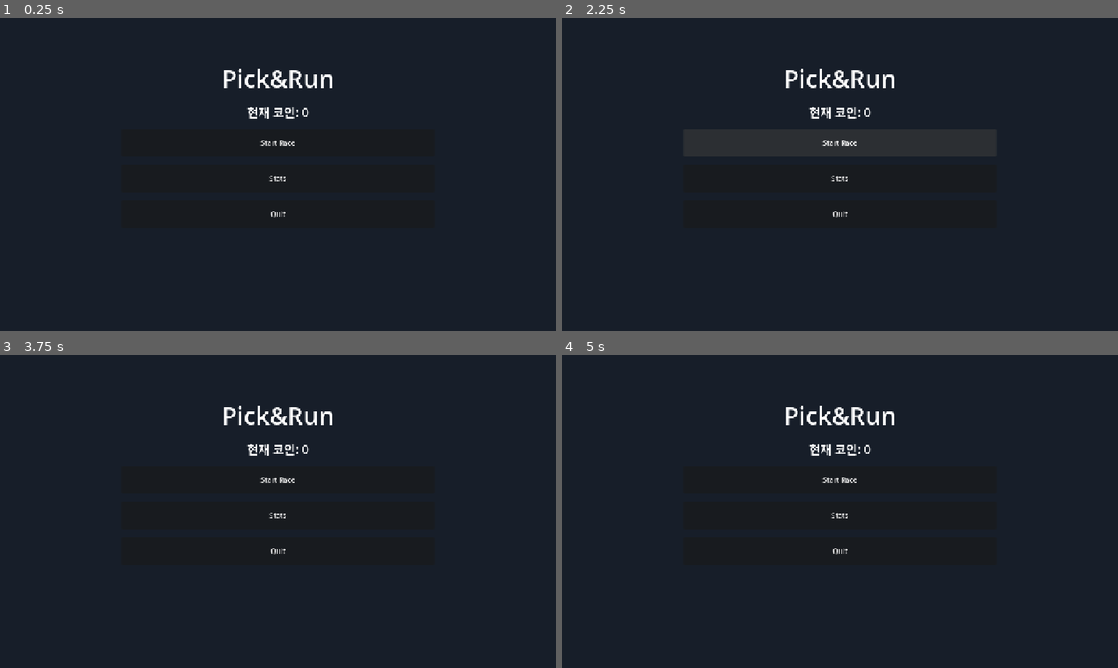
Above: before the commit, frames 1-4 (two rows, left to right).
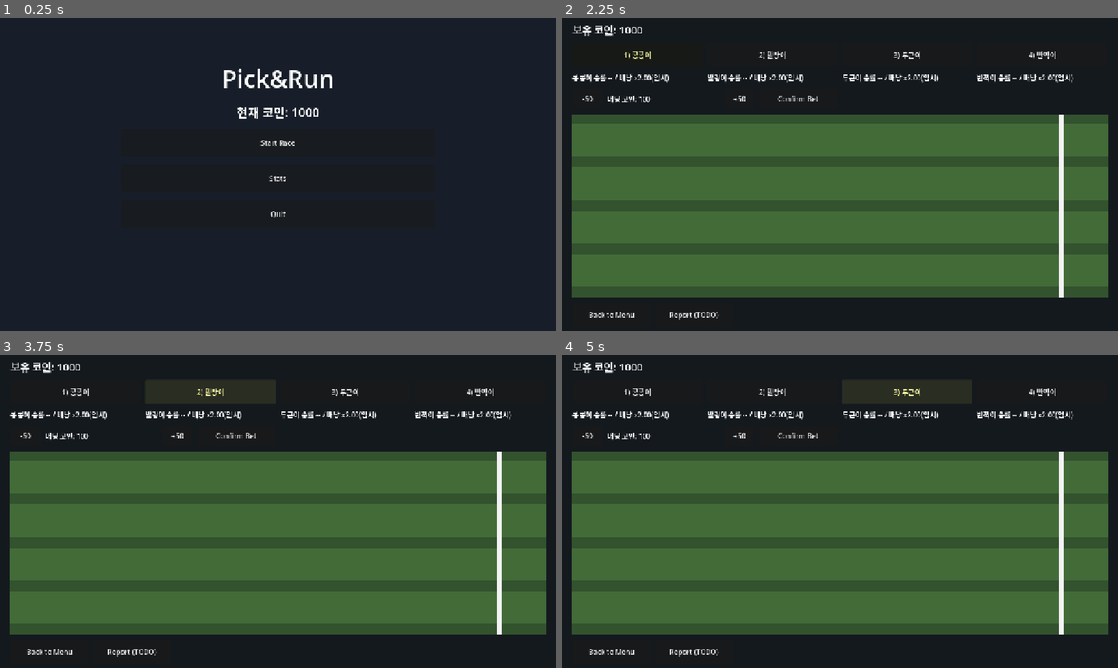
Above: after the commit, the same moments.

Repository: NAYUNCHAN/Pick-Run
Game: Godot game, scene res://scenes/MainMenu.tscn
Two runs of this game, one before a commit and one after it. Both use one fixed random seed, a clock stepped at 60 frames per second and the inputs below.
Inputs (mouse positions are in pixels of both pictures, inside the frame that each line leads up to):
- Up to frame 1 (0.25 s): no input
- Up to frame 2 (2.25 s): click "Stats" at 0.5 s; click (701, 196) at 1.25 s, where only the run after the commit has a clickable "Back"; click "Start Race" at 2 s
- Up to frame 3 (3.75 s): click (77, 392) at 2.75 s, where only the run after the commit has a clickable "1) 콩콩이"; click (211, 392) at 3.5 s, where only the run after the commit has a clickable "2) 말랑이"
- Up to frame 4 (5 s): click (906, 392) at 4.25 s, where only the run after the commit has a clickable "3) 두근이"

The runs differ from the first frame. In frame 1, 0.3% of the frame differs, in the area x 42-58%, y 28-33%; in frame 2, 59%; in frame 3, 59%; in frame 4, 59%, in the area x 1-99%, y 2-97%.
Error before the commit: Parse Error: Class "GameState" hides an autoload singleton. (res://scripts/GameState.gd:2)

Commit message:
Fix Race/MainMenu null node bindings and add safe guards

Diff:
--- a/scenes/MainMenu.tscn
+++ b/scenes/MainMenu.tscn
@@ -43,6 +43,7 @@
 theme_override_font_sizes/font_size = 56
 
 [node name="CoinsLabel" type="Label" parent="MarginContainer/VBoxContainer"]
+unique_name_in_owner = true
 layout_mode = 2
 text = "현재 코인: 0"
 horizontal_alignment = 1
--- a/scenes/Race.tscn
+++ b/scenes/Race.tscn
@@ -11,175 +11,191 @@
 grow_vertical = 2
 script = ExtResource("1_7l0m4")
 
-[node name="Background" type="ColorRect" parent="."]
-layout_mode = 1
-anchors_preset = 15
-anchor_right = 1.0
-anchor_bottom = 1.0
-grow_horizontal = 2
-grow_vertical = 2
-color = Color(0.08, 0.1, 0.12, 1)
-
-[node name="RootMargin" type="MarginContainer" parent="."]
-layout_mode = 1
-anchors_preset = 15
-anchor_right = 1.0
-anchor_bottom = 1.0
-grow_horizontal = 2
-grow_vertical = 2
-theme_override_constants/margin_left = 24
-theme_override_constants/margin_top = 16
-theme_override_constants/margin_right = 24
-theme_override_constants/margin_bottom = 16
-
-[node name="MainVBox" type="VBoxContainer" parent="RootMargin"]
-layout_mode = 2
-theme_override_constants/separation = 12
-
-[node name="TopBar" type="HBoxContainer" parent="RootMargin/MainVBox"]
-layout_mode = 2
-
-[node name="CoinLabel" type="Label" parent="RootMargin/MainVBox/TopBar"]
-layout_mode = 2
-text = "보유 코인: 0"
-theme_override_font_sizes/font_size = 24
-
-[node name="HorseCards" type="HBoxContainer" parent="RootMargin/MainVBox"]
-layout_mode = 2
-theme_override_constants/separation = 10
-
-[node name="HorseCard1" type="Button" parent="RootMargin/MainVBox/HorseCards"]
-custom_minimum_size = Vector2(0, 56)
-layout_mode = 2
-size_flags_horizontal = 3
-text = "1"
-
-[node name="HorseCard2" type="Button" parent="RootMargin/MainVBox/HorseCards"]
-custom_minimum_size = Vector2(0, 56)
-layout_mode = 2
-size_flags_horizontal = 3
-text = "2"
-
-[node name="HorseCard3" type="Button" parent="RootMargin/MainVBox/HorseCards"]
-custom_minimum_size = Vector2(0, 56)
-layout_mode = 2
-size_flags_horizontal = 3
-text = "3"
-
-[node name="HorseCard4" type="Button" parent="RootMargin/MainVBox/HorseCards"]
-custom_minimum_size = Vector2(0, 56)
-layout_mode = 2
-size_flags_horizontal = 3
-text = "4"
-
-[node name="OddsRow" type="HBoxContainer" parent="RootMargin/MainVBox"]
-layout_mode = 2
-theme_override_constants/separation = 10
-
-[node name="Odds1" type="Label" parent="RootMargin/MainVBox/OddsRow"]
-layout_mode = 2
-size_flags_horizontal = 3
-text = "승률/배당1"
-
-[node name="Odds2" type="Label" parent="RootMargin/MainVBox/OddsRow"]
-layout_mode = 2
-size_flags_horizontal = 3
-text = "승률/배당2"
-
-[node name="Odds3" type="Label" parent="RootMargin/MainVBox/OddsRow"]
-layout_mode = 2
-size_flags_horizontal = 3
-text = "승률/배당3"
-
-[node name="Odds4" type="Label" parent="RootMargin/MainVBox/OddsRow"]
-layout_mode = 2
-size_flags_horizontal = 3
-text = "승률/배당4"
-
-[node name="BetPanel" type="HBoxContainer" parent="RootMargin/MainVBox"]
-layout_mode = 2
-theme_override_constants/separation = 10
-
-[node name="MinusButton" type="Button" parent="RootMargin/MainVBox/BetPanel"]
-custom_minimum_size = Vector2(70, 50)
-layout_mode = 2
-text = "-50"
-
-[node name="BetLabel" type="Label" parent="RootMargin/MainVBox/BetPanel"]
-custom_minimum_size = Vector2(260, 50)
-layout_mode = 2
-text = "배팅 코인: 100"
-vertical_alignment = 1
-
-[node name="PlusButton" type="Button" parent="RootMargin/MainVBox/BetPanel"]
-custom_minimum_size = Vector2(70, 50)
-layout_mode = 2
-text = "+50"
-
-[node name="ConfirmBetButton" type="Button" parent="RootMargin/MainVBox/BetPanel"]
-custom_minimum_size = Vector2(180, 50)
-layout_mode = 2
-text = "Confirm Bet"
-
-[node name="TrackArea" type="Control" parent="RootMargin/MainVBox"]
-custom_minimum_size = Vector2(0, 420)
-layout_mode = 2
-size_flags_vertical = 3
-
-[node name="TrackBg" type="ColorRect" parent="RootMargin/MainVBox/TrackArea"]
-layout_mode = 1
-anchors_preset = 15
-anchor_right = 1.0
-anchor_bottom = 1.0
-grow_horizontal = 2
-grow_vertical = 2
-color = Color(0.2, 0.32, 0.18, 1)
-
-[node name="Lane1" type="ColorRect" parent="RootMargin/MainVBox/TrackArea"]
-layout_mode = 1
-offset_left = 0.0
-offset_top = 20.0
-offset_right = 0.0
-offset_bottom = 95.0
-anchor_right = 1.0
-color = Color(0.26, 0.42, 0.22, 1)
-
-[node name="Lane2" type="ColorRect" parent="RootMargin/MainVBox/TrackArea"]
-layout_mode = 1
-offset_left = 0.0
-offset_top = 120.0
-offset_right = 0.0
-offset_bottom = 195.0
-anchor_right = 1.0
-color = Color(0.26, 0.42, 0.22, 1)
-
-[node name="Lane3" type="ColorRect" parent="RootMargin/MainVBox/TrackArea"]
-layout_mode = 1
-offset_left = 0.0
-offset_top = 220.0
-offset_right = 0.0
-offset_bottom = 295.0
-anchor_right = 1.0
-color = Color(0.26, 0.42, 0.22, 1)
-
-[node name="Lane4" type="ColorRect" parent="RootMargin/MainVBox/TrackArea"]
-layout_mode = 1
-offset_left = 0.0
-offset_top = 320.0
-offset_right = 0.0
-offset_bottom = 395.0
-anchor_right = 1.0
-color = Color(0.26, 0.42, 0.22, 1)
-
-[node name="FinishLine" type="ColorRect" parent="RootMargin/MainVBox/TrackArea"]
-layout_mode = 1
+[node name="TrackArea" type="Node2D" parent="."]
+position = Vector2(24, 266)
+
+[node name="HorsesLayer" type="Node2D" parent="TrackArea"]
+unique_name_in_owner = true
+position = Vector2(0, 0)
+
+[node name="FinishLine" type="ColorRect" parent="TrackArea"]
+unique_name_in_owner = true
 offset_left = 1120.0
 offset_top = 0.0
 offset_right = 1130.0
 offset_bottom = 420.0
 color = Color(0.95, 0.95, 0.95, 1)
 
-[node name="HorsesLayer" type="Node2D" parent="RootMargin/MainVBox/TrackArea"]
+
+[node name="Background" type="ColorRect" parent="."]
+layout_mode = 1
+anchors_preset = 15
+anchor_right = 1.0
+anchor_bottom = 1.0
+grow_horizontal = 2
+grow_vertical = 2
+color = Color(0.08, 0.1, 0.12, 1)
+
+[node name="RootMargin" type="MarginContainer" parent="."]
+layout_mode = 1
+anchors_preset = 15
+anchor_right = 1.0
+anchor_bottom = 1.0
+grow_horizontal = 2
+grow_vertical = 2
+theme_override_constants/margin_left = 24
+theme_override_constants/margin_top = 16
+theme_override_constants/margin_right = 24
+theme_override_constants/margin_bottom = 16
+
+[node name="MainVBox" type="VBoxContainer" parent="RootMargin"]
+layout_mode = 2
+theme_override_constants/separation = 12
+
+[node name="TopBar" type="HBoxContainer" parent="RootMargin/MainVBox"]
+layout_mode = 2
+
+[node name="CoinLabel" type="Label" parent="RootMargin/MainVBox/TopBar"]
+layout_mode = 2
+text = "보유 코인: 0"
+theme_override_font_sizes/font_size = 24
+
+[node name="HorseCards" type="HBoxContainer" parent="RootMargin/MainVBox"]
+layout_mode = 2
+theme_override_constants/separation = 10
+
+[node name="HorseCard1" type="Button" parent="RootMargin/MainVBox/HorseCards"]
+custom_minimum_size = Vector2(0, 56)
+layout_mode = 2
+size_flags_horizontal = 3
+text = "1"
+
+[node name="HorseCard2" type="Button" parent="RootMargin/MainVBox/HorseCards"]
+custom_minimum_size = Vector2(0, 56)
+layout_mode = 2
+size_flags_horizontal = 3
+text = "2"
+
+[node name="HorseCard3" type="Button" parent="RootMargin/MainVBox/HorseCards"]
+custom_minimum_size = Vector2(0, 56)
+layout_mode = 2
+size_flags_horizontal = 3
+text = "3"
+
+[node name="HorseCard4" type="Button" parent="RootMargin/MainVBox/HorseCards"]
+custom_minimum_size = Vector2(0, 56)
+layout_mode = 2
+size_flags_horizontal = 3
+text = "4"
+
+[node name="OddsRow" type="HBoxContainer" parent="RootMargin/MainVBox"]
+layout_mode = 2
+theme_override_constants/separation = 10
+
+[node name="Odds1" type="Label" parent="RootMargin/MainVBox/OddsRow"]
+layout_mode = 2
+size_flags_horizontal = 3
+text = "승률/배당1"
+
+[node name="Odds2" type="Label" parent="RootMargin/MainVBox/OddsRow"]
+layout_mode = 2
+size_flags_horizontal = 3
+text = "승률/배당2"
+
+[node name="Odds3" type="Label" parent="RootMargin/MainVBox/OddsRow"]
+layout_mode = 2
+size_flags_horizontal = 3
+text = "승률/배당3"
+
+[node name="Odds4" type="Label" parent="RootMargin/MainVBox/OddsRow"]
+layout_mode = 2
+size_flags_horizontal = 3
+text = "승률/배당4"
+
+[node name="BetPanel" type="HBoxContainer" parent="RootMargin/MainVBox"]
+layout_mode = 2
+theme_override_constants/separation = 10
+
+[node name="MinusButton" type="Button" parent="RootMargin/MainVBox/BetPanel"]
+custom_minimum_size = Vector2(70, 50)
+layout_mode = 2
+text = "-50"
+
+[node name="BetLabel" type="Label" parent="RootMargin/MainVBox/BetPanel"]
+custom_minimum_size = Vector2(260, 50)
+layout_mode = 2
+text = "배팅 코인: 100"
+vertical_alignment = 1
+
+[node name="PlusButton" type="Button" parent="RootMargin/MainVBox/BetPanel"]
+custom_minimum_size = Vector2(70, 50)
+layout_mode = 2
+text = "+50"
+
+[node name="ConfirmBetButton" type="Button" parent="RootMargin/MainVBox/BetPanel"]
+custom_minimum_size = Vector2(180, 50)
+layout_mode = 2
+text = "Confirm Bet"
+
+[node name="TrackAreaUI" type="Control" parent="RootMargin/MainVBox"]
+custom_minimum_size = Vector2(0, 420)
+layout_mode = 2
+size_flags_vertical = 3
+
+[node name="TrackBg" type="ColorRect" parent="RootMargin/MainVBox/TrackAreaUI"]
+layout_mode = 1
+anchors_preset = 15
+anchor_right = 1.0
+anchor_bottom = 1.0
+grow_horizontal = 2
+grow_vertical = 2
+color = Color(0.2, 0.32, 0.18, 1)
+
+[node name="Lane1" type="ColorRect" parent="RootMargin/MainVBox/TrackAreaUI"]
+layout_mode = 1
+offset_left = 0.0
+offset_top = 20.0
+offset_right = 0.0
+offset_bottom = 95.0
+anchor_right = 1.0
+color = Color(0.26, 0.42, 0.22, 1)
+
+[node name="Lane2" type="ColorRect" parent="RootMargin/MainVBox/TrackAreaUI"]
+layout_mode = 1
+offset_left = 0.0
+offset_top = 120.0
+offset_right = 0.0
+offset_bottom = 195.0
+anchor_right = 1.0
+color = Color(0.26, 0.42, 0.22, 1)
+
+[node name="Lane3" type="ColorRect" parent="RootMargin/MainVBox/TrackAreaUI"]
+layout_mode = 1
+offset_left = 0.0
+offset_top = 220.0
+offset_right = 0.0
+offset_bottom = 295.0
+anchor_right = 1.0
+color = Color(0.26, 0.42, 0.22, 1)
+
+[node name="Lane4" type="ColorRect" parent="RootMargin/MainVBox/TrackAreaUI"]
+layout_mode = 1
+offset_left = 0.0
+offset_top = 320.0
+offset_right = 0.0
+offset_bottom = 395.0
+anchor_right = 1.0
+color = Color(0.26, 0.42, 0.22, 1)
+
+[node name="FinishLineUI" type="ColorRect" parent="RootMargin/MainVBox/TrackAreaUI"]
+layout_mode = 1
+offset_left = 1120.0
+offset_top = 0.0
+offset_right = 1130.0
+offset_bottom = 420.0
+color = Color(0.95, 0.95, 0.95, 1)
+
+[node name="HorsesLayerUI" type="Node2D" parent="RootMargin/MainVBox/TrackAreaUI"]
 position = Vector2(0, 0)
 
 [node name="BottomButtons" type="HBoxContainer" parent="RootMargin/MainVBox"]
--- a/scripts/GameState.gd
+++ b/scripts/GameState.gd
@@ -1,5 +1,4 @@
 extends Node
-class_name GameState
 
 const START_COINS := 1000
 const TEMP_MULTIPLIER := 2.0 # TODO: 다음 작업에서 몬테카를로 배당으로 교체
--- a/scripts/MainMenu.gd
+++ b/scripts/MainMenu.gd
@@ -1,6 +1,6 @@
 extends Control
 
-@onready var coins_label: Label = $MarginContainer/VBoxContainer/CoinsLabel
+@onready var coins_label: Label = get_node_or_null("%CoinsLabel") as Label
 @onready var start_race_button: Button = $MarginContainer/VBoxContainer/StartRaceButton
 @onready var stats_button: Button = $MarginContainer/VBoxContainer/StatsButton
 @onready var quit_button: Button = $MarginContainer/VBoxContainer/QuitButton
@@ -16,7 +16,10 @@
 		refresh_ui()
 
 func refresh_ui() -> void:
-	coins_label.text = "현재 코인: %d" % GameState.coins
+	if coins_label == null:
+		push_error("MainMenu: CoinsLabel not found. Check MainMenu.tscn node name + Unique Name in Owner.")
+		return
+	coins_label.text = "현재 코인: %d" % int(GameState.coins)
 
 func _on_start_race_pressed() -> void:
 	get_tree().change_scene_to_file("res://scenes/Race.tscn")
--- a/scripts/RaceController.gd
+++ b/scripts/RaceController.gd
@@ -24,8 +24,8 @@
 @onready var back_button: Button = $RootMargin/MainVBox/BottomButtons/BackButton
 @onready var report_button: Button = $RootMargin/MainVBox/BottomButtons/ReportButton
 
-@onready var horses_container: Node2D = $TrackArea/HorsesLayer
-@onready var finish_line: ColorRect = $TrackArea/FinishLine
+@onready var horses_container: Node2D = get_node_or_null("%HorsesLayer") as Node2D
+@onready var finish_line: ColorRect = get_node_or_null("%FinishLine") as ColorRect
 @onready var result_panel: PanelContainer = $ResultPanel
 @onready var result_label: Label = $ResultPanel/MarginContainer/ResultVBox/ResultLabel
 @onready var settlement_label: Label = $ResultPanel/MarginContainer/ResultVBox/SettlementLabel
@@ -38,6 +38,11 @@
 var race_elapsed: float = 0.0
 
 func _ready() -> void:
+	if not _validate_required_nodes():
+		set_process(false)
+		set_physics_process(false)
+		return
+
 	horses_data = HorseData.get_all_horses()
 	_setup_horses()
 	_setup_ui()
@@ -55,15 +60,16 @@
 	for i in horse_nodes.size():
 		var node := horse_nodes[i]
 		var data := horses_data[i]
-		var progress_ratio := clamp(node.race_distance / TRACK_DISTANCE, 0.0, 1.0)
-		var fatigue_multiplier := clamp(float(data["stamina"]) - progress_ratio * 0.35, 0.55, 1.2)
+		var progress_ratio: float = clampf(float(node.race_distance) / float(TRACK_DISTANCE), 0.0, 1.0)
+		var stamina_value: float = float(data.get("stamina", 1.0))
+		var fatigue_multiplier: float = clampf(stamina_value - progress_ratio * 0.35, 0.55, 1.2)
 		var speed_variance := randf_range(-24.0, 24.0)
 		var luck_bonus := 0.0
 		if randf() < (float(data["luck"]) / 100.0) * 0.05:
 			luck_bonus = randf_range(10.0, 22.0)
 
-		var move_speed := max(30.0, float(data["base_speed"]) * fatigue_multiplier + speed_variance + luck_bonus)
-		var move_delta := move_speed * delta
+		var move_speed: float = float(max(30.0, float(data["base_speed"]) * fatigue_multiplier + speed_variance + luck_bonus))
+		var move_delta: float = move_speed * delta
 		node.race_distance += move_delta
 		node.position.x += move_delta
 		if node.position.x >= finish_line.position.x and winner_idx == -1:
@@ -71,6 +77,16 @@
 
 	if winner_idx != -1:
 		finish_race(winner_idx)
+
+
+func _validate_required_nodes() -> bool:
+	if horses_container == null:
+		push_error("RaceController: %HorsesLayer not found. Check Race.tscn node name + Unique Name in Owner.")
+		return false
+	if finish_line == null:
+		push_error("RaceController: %FinishLine not found. Check Race.tscn node name + Unique Name in Owner.")
+		return false
+	return true
 
 func _input(event: InputEvent) -> void:
 	if event.is_action_pressed("ui_cancel"):
@@ -97,6 +113,8 @@
 		start_race()
 
 func _setup_horses() -> void:
+	if horses_container == null:
+		return
 	for child in horses_container.get_children():
 		child.queue_free()
 	horse_nodes.clear()
--- a/scripts/SaveSystem.gd
+++ b/scripts/SaveSystem.gd
@@ -5,7 +5,7 @@
 const VERSION := 1
 
 static func save(data: Dictionary) -> bool:
-	var payload := data.duplicate(true)
+	var payload: Dictionary = data.duplicate(true)
 	payload["version"] = VERSION
 
 	var file := FileAccess.open(SAVE_PATH, FileAccess.WRITE)
@@ -31,20 +31,20 @@
 	var text := file.get_as_text()
 	file.close()
 
-	var parsed := JSON.parse_string(text)
-	if typeof(parsed) != TYPE_DICTIONARY:
+	var parsed = JSON.parse_string(text)
+	if parsed == null or typeof(parsed) != TYPE_DICTIONARY:
 		push_warning("[SaveSystem] 손상된 save.json 감지. 기본값 복구")
 		save(default_data)
 		return default_data.duplicate(true)
 
-	var loaded: Dictionary = parsed
+	var loaded: Dictionary = parsed as Dictionary
 	if int(loaded.get("version", -1)) != VERSION:
 		push_warning("[SaveSystem] 버전 불일치. 기본값 복구")
 		save(default_data)
 		return default_data.duplicate(true)
 
 	# 최소 구조 검증(누락/손상 시 기본값으로 채움)
-	var merged := default_data.duplicate(true)
+	var merged: Dictionary = default_data.duplicate(true)
 	for key in default_data.keys():
 		if loaded.has(key):
 			merged[key] = loaded[key]
--- a/scripts/StatsController.gd
+++ b/scripts/StatsController.gd
@@ -27,7 +27,7 @@
 	var horse_lines: Array[String] = []
 	for horse in HorseData.get_all_horses():
 		var name := str(horse["name"])
-		var hstat := GameState.horse_stats.get(name, {"selected": 0, "wins": 0})
+		var hstat = GameState.horse_stats.get(name, {"selected": 0, "wins": 0})
 		var selected := int(hstat.get("selected", 0))
 		var hwins := int(hstat.get("wins", 0))
 		var hwin_rate := 0.0 if selected == 0 else (float(hwins) / float(selected)) * 100.0
